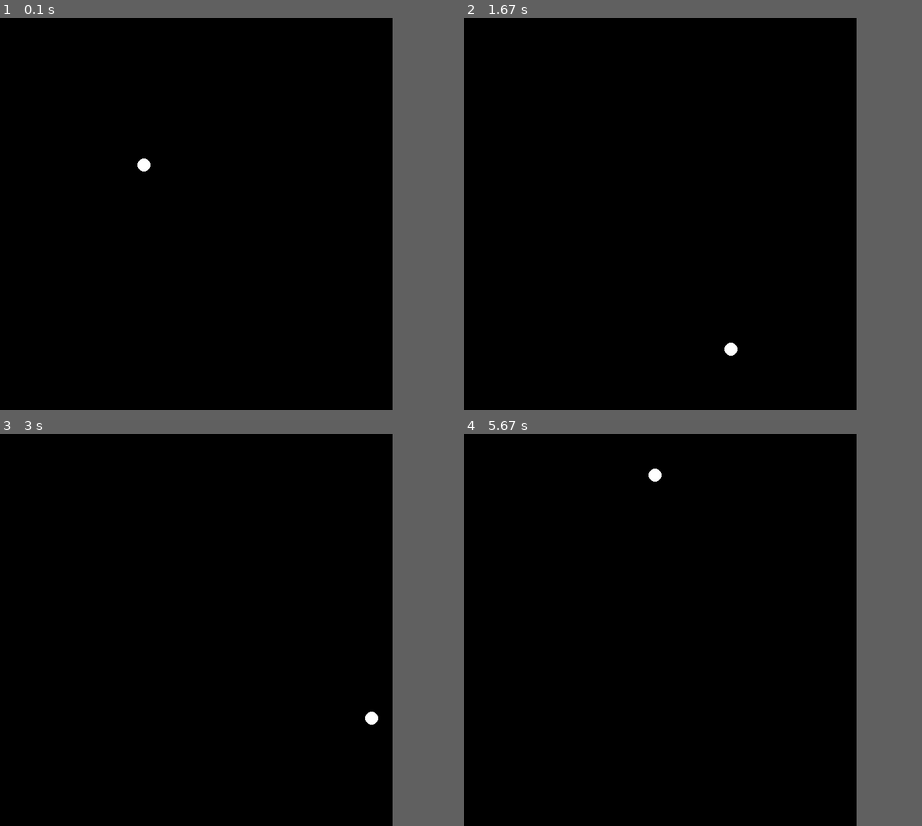
Above: before the commit, frames 1-4 (two rows, left to right).
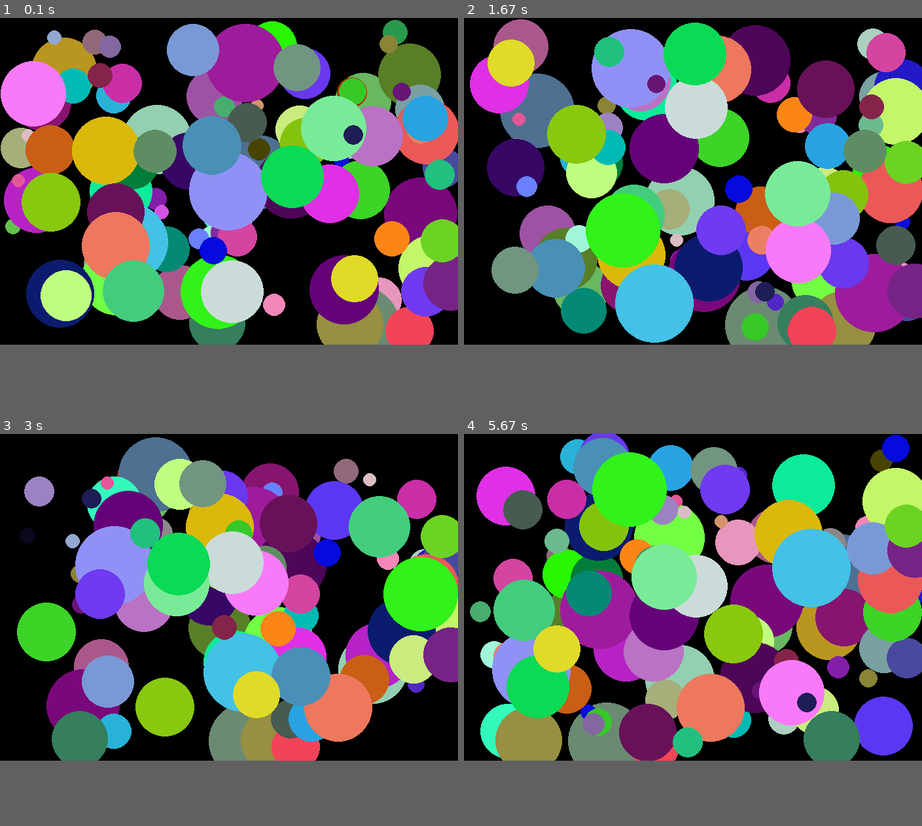
Above: after the commit, the same moments.

Repository: ajfm88/PythonPygameProjects
Game: pygame game, started from pong.py
Two runs of this game, one before a commit and one after it. Both use one fixed random seed, a clock stepped at 60 frames per second and the inputs below.
Inputs:
- Up to frame 1 (0.1 s): no input
- Up to frame 2 (1.67 s): no input
- Up to frame 3 (3 s): no input
- Up to frame 4 (5.67 s): no input
The window is 600x600 before the commit and 700x500 after it. Grey fills any space a smaller window leaves; there, only what the larger window draws over its background counts as a difference.

The runs differ from the first frame. In frame 1, 59% of the frame differs, in the area x 0-100%, y 0-84%; in frame 2, 60%; in frame 3, 51%; in frame 4, 62%, in the area x 1-100%, y 0-84%.

Commit message:
Add Ball Class

Diff:
--- a/pong.py
+++ b/pong.py
@@ -1,57 +1,88 @@
 import pygame
-from pygame.locals import *
+from random import randint, choice
 
-#define constants
-BLACK = (0,0,0)
-WHITE = (255,255,255)
-RED = (255,0,0)
-GREEN = (0,255,0)
-BLUE = (0,0,255)
-CYAN = (0,255,255)
-VIOLET = (148,0,211)
+class Ball:
+    def __init__(self,radius,color,xcor,ycor,xvel,yvel):
+        self.radius = radius
+        self.color = color
+        self.xcor = xcor
+        self.ycor = ycor
+        self.xvel = xvel
+        self.yvel = yvel
 
-#define variables
-#starting location:
-x = 200
-y = 200
-#initial velocity:
-xvel = 2
-yvel = 3
+    def move(self):
+        if self.xcor < 0 or self.xcor > 700 - 2*self.radius:
+            self.xvel = -self.xvel
+        if self.ycor < 0 or self.ycor > 500 - 2*self.radius:
+            self.yvel = -self.yvel
+        self.xcor += self.xvel
+        self.ycor += self.yvel
+        pygame.draw.ellipse(screen, self.color,
+                            [self.xcor,self.ycor,2*self.radius,2*self.radius])
 
-#set up display
+# Define the colors
+BLACK    = (   0,   0,   0)
+WHITE    = ( 255, 255, 255)
+GREEN    = (   0, 255,   0)
+RED      = ( 255,   0,   0)
+BLUE     = (   0,   0, 255)
+
+ball_list = []
+
 pygame.init()
-screen = pygame.display.set_mode((600,600))
-pygame.display.set_caption('The Bouncing Ball')
 
+# Set the width and height of the screen [width, height]
+size = (700, 500)
+screen = pygame.display.set_mode(size)
+
+pygame.display.set_caption("My Game")
+
+# Loop until the user clicks the close button.
+done = False
+
+# Used to manage how fast the screen updates
 clock = pygame.time.Clock()
 
-#loop until user clicks the close button
-done = False
+#create the balls
+for i in range(100):
+    newball = Ball(randint(10,60), #radius
+                   (randint(0,255),#red
+                    randint(0,255),#green
+                    randint(0,255)),#blue
+                   randint(0,650), #x-value
+                   randint(0,450), #y-value
+                   randint(-5,5),   #x-velocity
+                   randint(-5,5))   #y-velocity
+    ball_list.append(newball) #add it to the ball list
 
+# -------- Main Program Loop -----------
 while not done:
-    for event in pygame.event.get():
-        if event.type == QUIT: #if pygame window is closed by user
-            done = True
+    # --- Main event loop
+    for event in pygame.event.get(): # User did something
+        if event.type == pygame.QUIT: # If user clicked close
+            done = True # Flag that we are done so we exit this loop
 
-    #fill the screen with background color
+    # --- Game logic should go here
+
+    # --- Drawing code should go here
+
+    # First, clear the screen to white. Don't put other drawing commands
+    # above this, or they will be erased with this command.
     screen.fill(BLACK)
 
-    #check if ball needs to bounce:
-    if x >= 600-20 or x <= 0: #if ball is at left or right wall
-        xvel = -xvel        #change direction
-    if y >= 600-20 or y <= 0: #if ball is at top or bottom:
-        yvel = -yvel        #change direction
+    #move the balls
+    for ball in ball_list:
+        ball.move()
 
-    #draw here
-    pygame.draw.ellipse(screen,WHITE,[x,y,20,20],0)
-    x += xvel #make x go up by xvel
-    y += yvel #make y go up by yvel
+    #pygame.draw.rect(screen,WHITE,[350,400,75,25])
 
-    #update the screen
-    pygame.display.update()
+    # --- Go ahead and update the screen with what we've drawn.
+    pygame.display.flip()
 
-    #limit the speed
+    # --- Limit to 60 frames per second
     clock.tick(60)
 
-#quit and close
+# Close the window and quit.
+# If you forget this line, the program will 'hang'
+# on exit if running from IDLE.
 pygame.quit()
